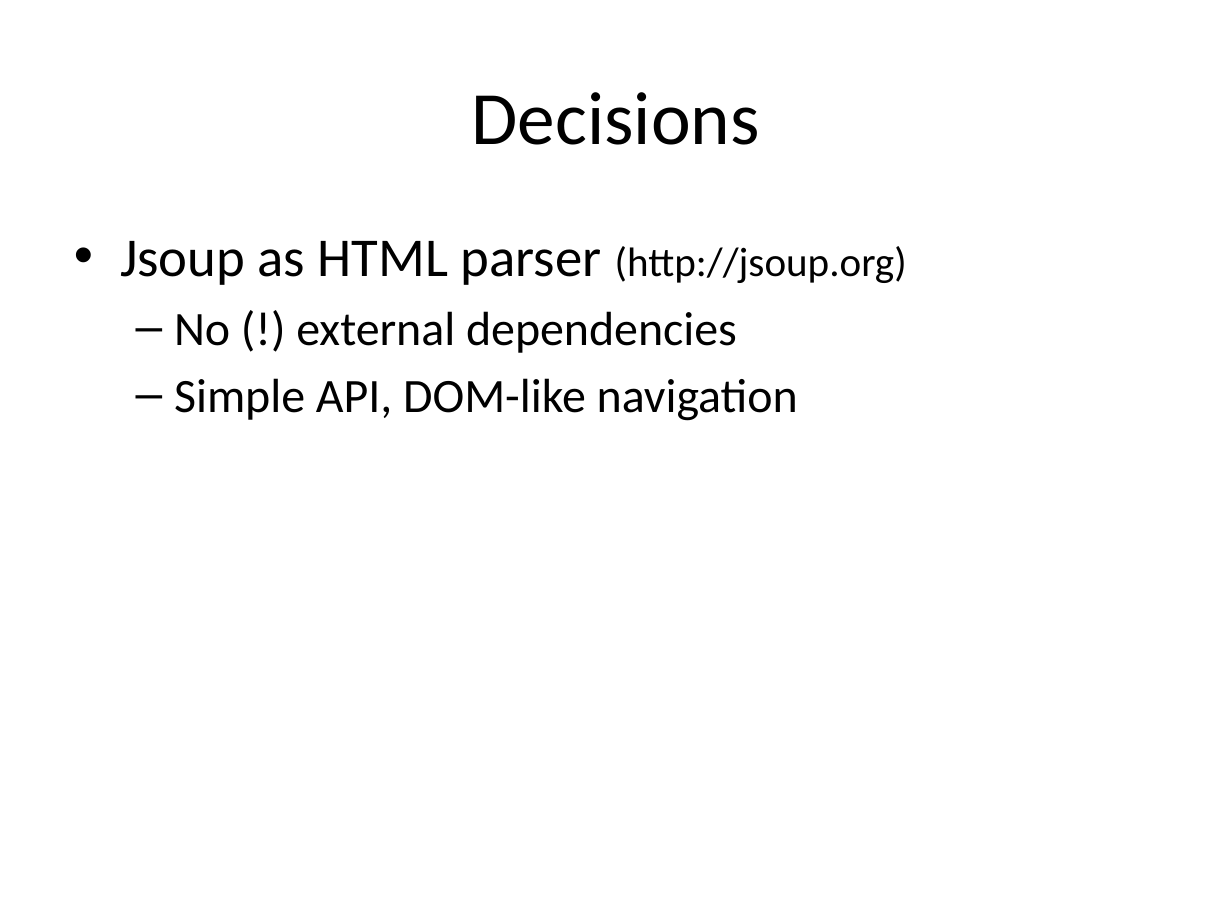
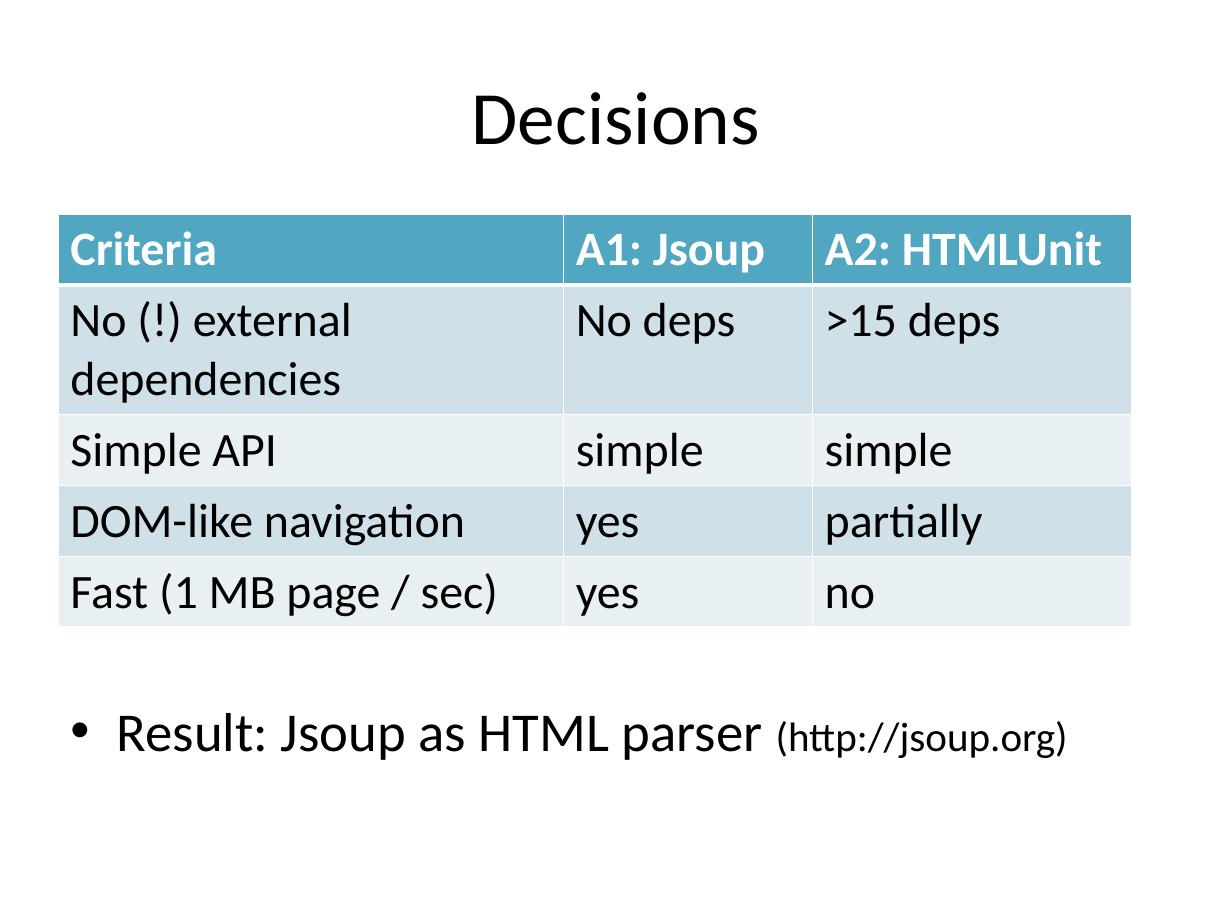
Before and after one commit to aim42/htmlSanityCheck, a slide deck: slide 22 of src/docs/presentation/HTMLSC-presentation.pptx. Drawn at 1232x924 pixels with LibreOffice and Linux fonts; fonts in the diff are those of the drawing. Boxes give left, top, right and bottom in pixels: in the first picture for what was removed or moved away, otherwise in the second. Text is boxed around its words. In the diff, an @@ line names an element or a change of style, - is before the commit and + after.

Commit message:
updated parser decision

```diff
--- a/src/docs/presentation/HTMLSC-presentation.pptx
+++ b/src/docs/presentation/HTMLSC-presentation.pptx
@@ table added at box(58, 214, 1132, 621), 5 rows, 3 columns @@
+Criteria | A1: Jsoup | A2: HTMLUnit
+No (!) external dependencies | No deps | >15 deps
+Simple API | simple | simple
+DOM-like navigation | yes | partially
+Fast (1 MB page / sec) | yes | no
@@ text at box(117, 713, 1068, 760): text changed; size 28 to 32 pt @@
-• Jsoup as HTML parser (http://jsoup.org)
-  – No (!) external dependencies
-  – Simple API, DOM-like navigation
+• Result: Jsoup as HTML parser (http://jsoup.org)
```
